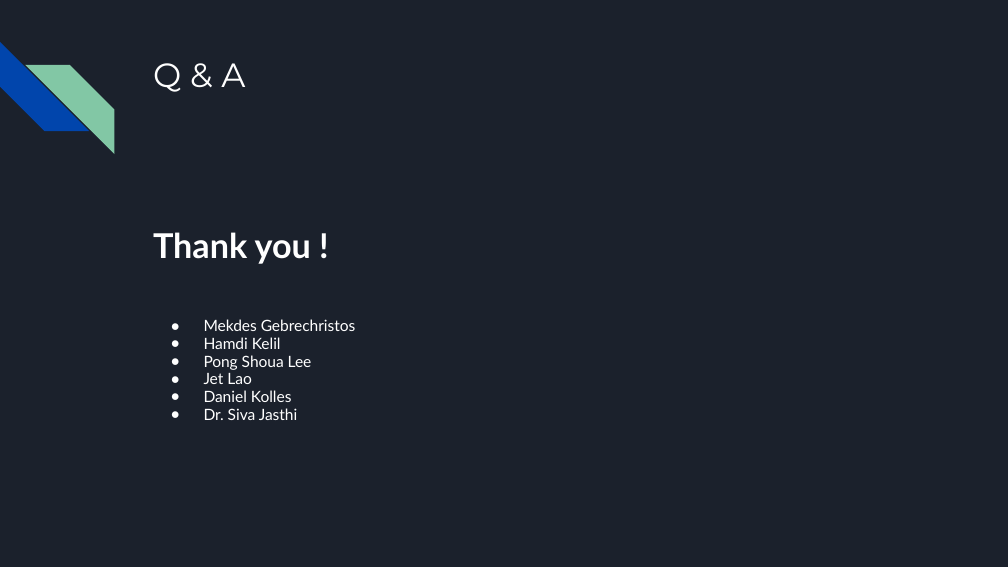
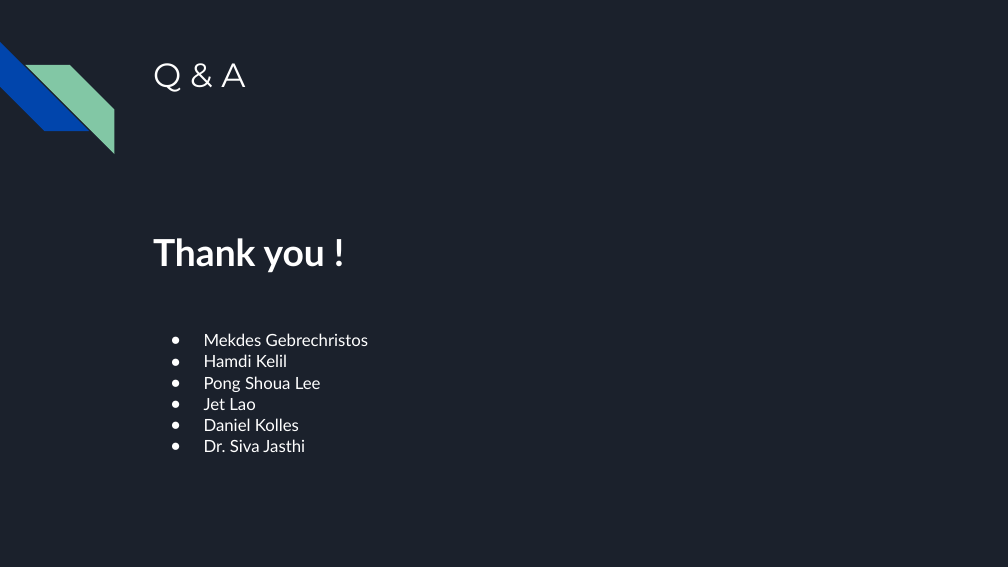
Before and after one commit to sjasthi/learnandhelp, a slide deck: slide 13 of docs/ics499_(Developer_Manual)_spring_24_alligators_learn_and_help.pptx (slide 9 before the commit). Drawn at 1008x567 pixels with LibreOffice and Linux fonts; fonts in the diff are those of the drawing. Boxes give left, top, right and bottom in pixels: in the first picture for what was removed or moved away, otherwise in the second. Text is boxed around its words. In the diff, an @@ line names an element or a change of style, - is before the commit and + after.

```diff
--- a/docs/ics499_(Developer_Manual)_spring_24_alligators_learn_and_help.pptx
+++ b/docs/ics499_(Developer_Manual)_spring_24_alligators_learn_and_help.pptx
@@ text "Thank you !" at (x1=153, y1=238, x2=369, y2=452): size 24.4 to 26.6 pt in "Thank you !"; size 11.1 to 12 pt in "Mekdes Gebrechristos", "Hamdi Kelil", "Pong Shoua Lee", "Jet Lao" and 2 more places; line spacing 0.95 to 1.05 @@
```
Also in this commit, not shown: 4 slides added.
